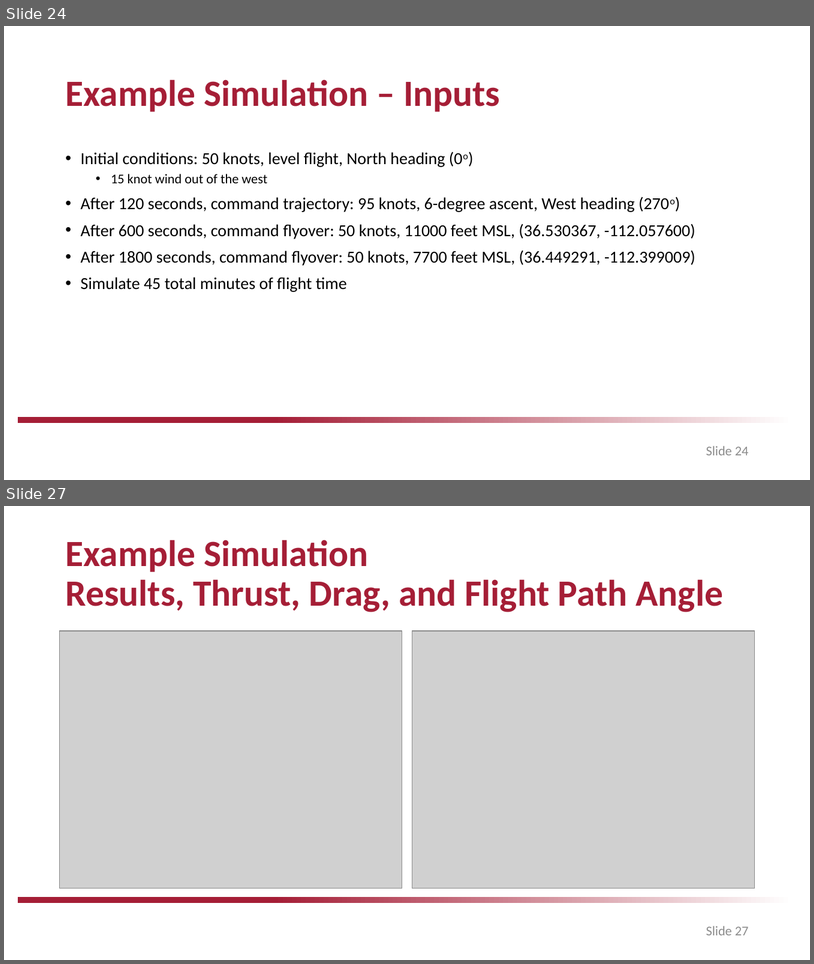
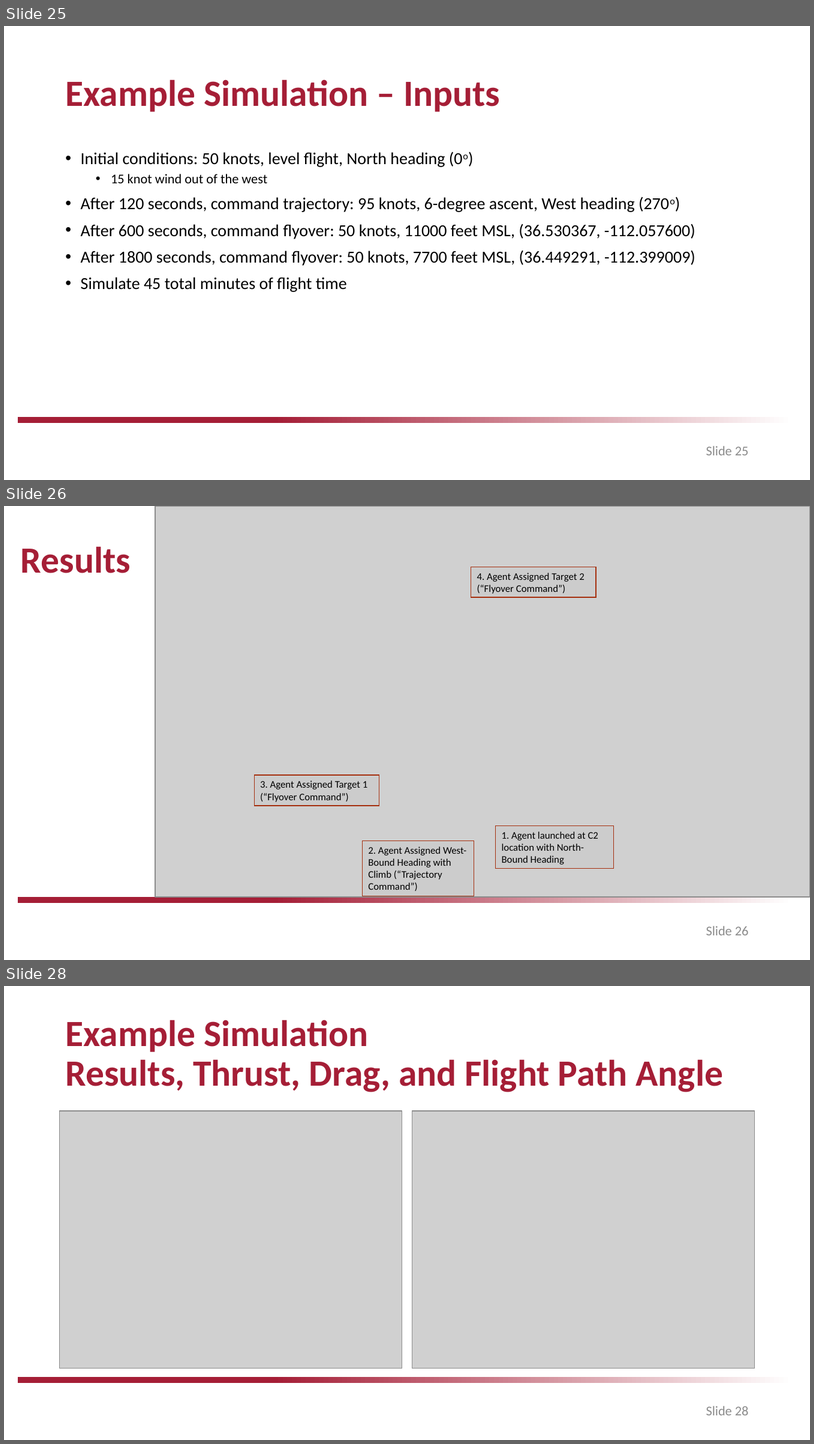
Before and after one commit to drjdlarson/angst, a slide deck: saved_simulations/CE/Springer_Culminating_Experience_Project.pptx. Shown one above the other, each under a label of ours: slides 24 and 27 before the commit, slides 25, 26 and 28 after it; the slides between them are not shown. The pictures are 814x964 and 814x1444 pixels, drawn with LibreOffice and Linux fonts; fonts in the diff are those of the drawing; grey boxes stand for pictures; background and template pictures are left out. Boxes give left, top, right and bottom in pixels: in the first picture for what was removed or moved away, otherwise in the second. Text is boxed around its words. In the diff, an @@ line names an element or a change of style, - is before the commit and + after.

```diff
--- a/saved_simulations/CE/Springer_Culminating_Experience_Project.pptx
+++ b/saved_simulations/CE/Springer_Culminating_Experience_Project.pptx
@@ slide 26 added at [4, 506, 810, 960], background #FFFFFF; not listed: 1 template element that a slide beside it also shows @@
@@ picture added at [155, 506, 810, 897] @@
@@ title added at [21, 546, 131, 573], 44 pt, text #A51E36, bold @@
+Results
@@ rectangle added at [471, 567, 597, 597], fill #CCCCCC, outline #A5300F 1 pt, 12 pt, text #000000 @@
+4. Agent Assigned Target 2 (“Flyover Command”)
@@ rectangle added at [254, 775, 380, 805], fill #CCCCCC, outline #A5300F 1 pt, 12 pt, text #000000 @@
+3. Agent Assigned Target 1 (“Flyover Command”)
@@ rectangle added at [496, 825, 614, 868], fill #CCCCCC, outline #A5300F 1 pt, 12 pt, text #000000 @@
+1. Agent launched at C2 location with North-Bound Heading
@@ rectangle added at [363, 841, 474, 895], fill #CCCCCC, outline #A5300F 1 pt, 12 pt, text #000000 @@
+2. Agent Assigned West-Bound Heading with Climb (“Trajectory Command”)
@@ page number added at [707, 925, 749, 935], 16 pt, text #8C8C8C @@
+Slide 26
@@ what was slide 24 is now slide 25 @@
@@ page number at [707, 445, 749, 455]: text changed @@
-Slide 24
+Slide 25
@@ what was slide 27 is now slide 28 @@
@@ page number at [707, 1405, 749, 1415]: text changed @@
-Slide 27
+Slide 28
```
Also in this commit, not shown: 5 slides changed, 1 other slide added, 1 slide removed, 3 other files.
